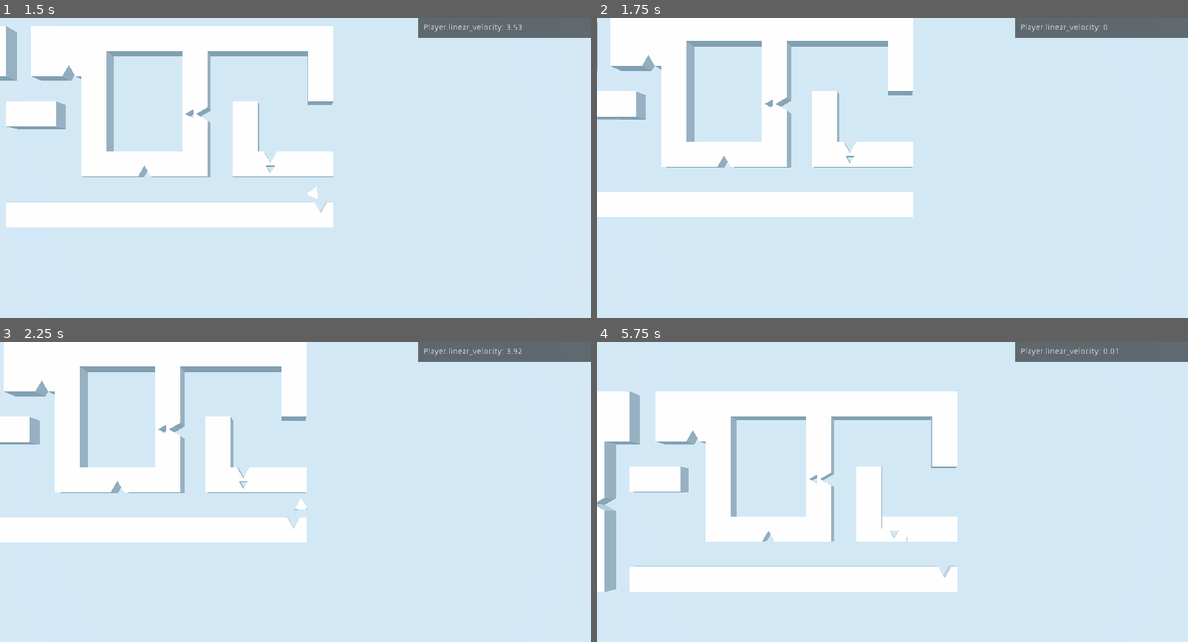
Above: before the commit, frames 1-4 (two rows, left to right).
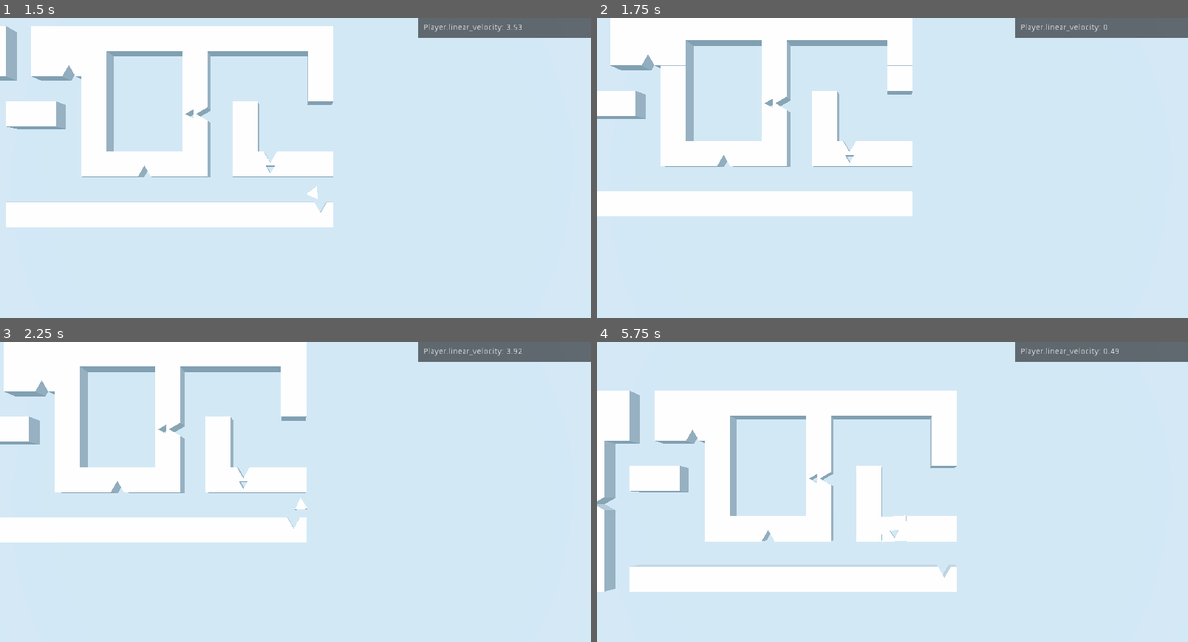
Above: after the commit, the same moments.

Repository: winston-yallow/primitives
Game: Godot game, scene res://levels/00_Test.tscn
Same seed, same stepped clock (60 frames per second), same inputs: the game is played once before the commit and once after it.
Inputs:
- Up to frame 1 (1.5 s): tap Enter at 0.5 s; hold D (game_right) 0.53-1.28 s; hold Space (reappear) 0.53-1.28 s; hold S (game_backward) from 1.28 s (still down); tap Backspace at 1.35 s
- Up to frame 2 (1.75 s): keep holding S (game_backward)
- Up to frame 3 (2.25 s): release S (game_backward) at 2.03 s; hold D (game_right) from 2.03 s (still down); hold Space (reappear) from 2.03 s (still down)
- Up to frame 4 (5.75 s): release D (game_right) at 2.78 s; release Space (reappear) at 2.78 s; hold W (game_forward) 2.78-3.53 s; tap Backspace at 2.85, 4.35 s; hold Space (reappear) 3.53-4.28 s; hold A (game_left) 3.53-5.03 s; hold S (game_backward) from 5.03 s (still down); hold Space (reappear) from 5.03 s (still down)

Frame 1 is identical in both runs. In frame 2, 1.1% of the frame differs, in the area x 0-54%, y 0-67%; in frame 3, less than 0.1%; in frame 4, 0.9%.

Commit message:
Directly start transition state when needed

Diff:
--- a/game/player/Player.gd
+++ b/game/player/Player.gd
@@ -13,7 +13,7 @@
 export var speed := 5.0
 export var max_force := 32.0
 export var velocity_gain := 15.0
-export var transition_time_scale := 20.0
+export var transition_time_scale := 25.0
 export var release_force := 5.2
 export var attach_angle := PI / 1.7
 export var detach_angle := PI / 1.85
@@ -86,6 +86,23 @@
 
 func _state_normal(state: PhysicsDirectBodyState, input_direction: Vector3) -> bool:
 
+    for i in range(detected_spots.size()):
+        var spot: MagneticPlayerSpot = detected_spots[i]
+        var detach_direction := spot.global_transform.basis.z
+        var angle := cached_input_direction.angle_to(detach_direction)
+        if angle > attach_angle:
+            current_state = STATE.TRANSITION_IN
+            transition_spot = spot
+            transition_dst = spot.global_transform
+            transition_src = global_transform
+            transition_fraction = 0
+            transition_speed = transition_time_scale * transition_dst.origin.distance_to(
+                transition_src.origin
+            )
+            detach_requested = false
+            detected_spots.remove(i)  # Prevent reatachment directly after release
+            return false  # Request the state machine to re-evaluate for current frame
+
     if input_direction:
         target_rotation = vec3_to_rad(input_direction)
 
@@ -105,23 +122,6 @@
     var force := clamped(velocity_gain * error, max_force)
 
     state.add_central_force(force)
-
-    for i in range(detected_spots.size()):
-        var spot: MagneticPlayerSpot = detected_spots[i]
-        var detach_direction := spot.global_transform.basis.z
-        var angle := cached_input_direction.angle_to(detach_direction)
-        if angle > attach_angle:
-            current_state = STATE.TRANSITION_IN
-            transition_spot = spot
-            transition_dst = spot.global_transform
-            transition_src = global_transform
-            transition_fraction = 0
-            transition_speed = transition_time_scale * transition_dst.origin.distance_to(
-                transition_src.origin
-            )
-            detach_requested = false
-            detected_spots.remove(i)  # Prevent reatachment directly after release
-            break
 
     return true
 
